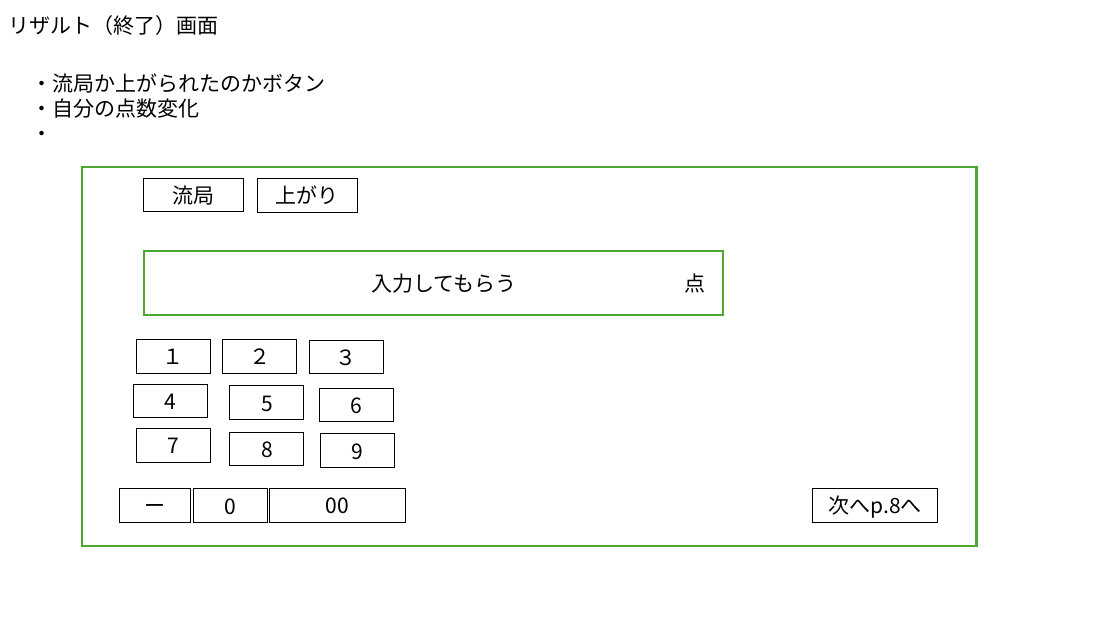
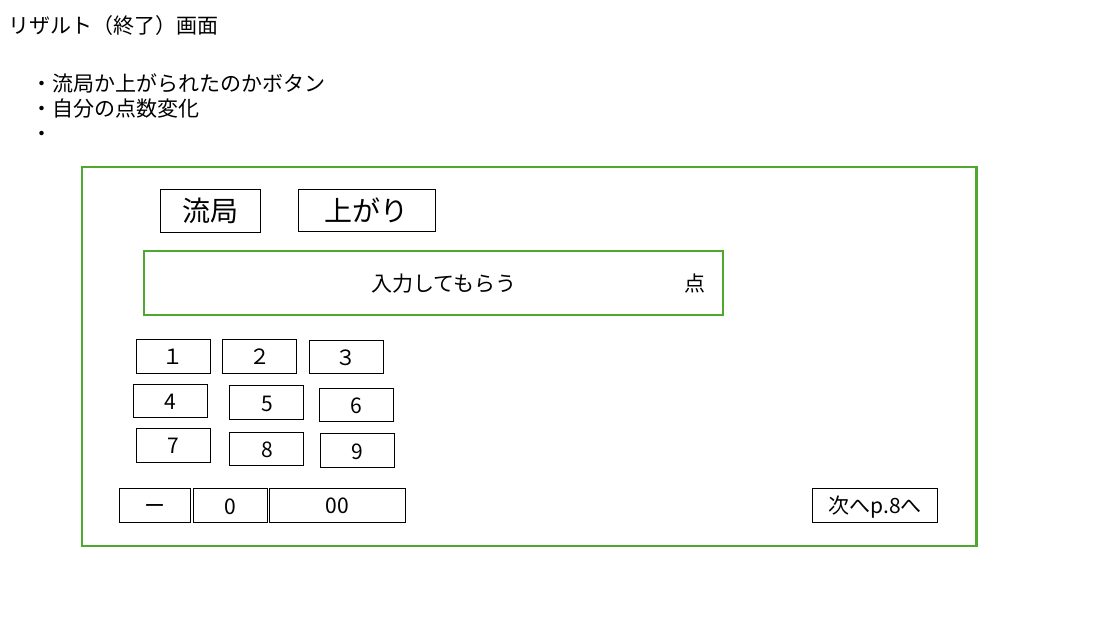
Before and after one commit to plusdojo2024/B5, a slide deck: slide 8 of doc/02_外部設計/外部設計_麻雀アプリ.pptx. Drawn at 1120x630 pixels with LibreOffice and Linux fonts; fonts in the diff are those of the drawing. Boxes give left, top, right and bottom in pixels: in the first picture for what was removed or moved away, otherwise in the second. Text is boxed around its words. In the diff, an @@ line names an element or a change of style, - is before the commit and + after.

```diff
--- a/doc/02_外部設計/外部設計_麻雀アプリ.pptx
+++ b/doc/02_外部設計/外部設計_麻雀アプリ.pptx
@@ rectangle "流局" resized from (x1=144, y1=178, x2=244, y2=212) to (x1=161, y1=190, x2=261, y2=232) @@
@@ rectangle "流局" at (x1=161, y1=190, x2=261, y2=232): size 18 to 24 pt @@
@@ rectangle "上がり" at (x1=298, y1=190, x2=435, y2=232): size 18 to 24 pt @@
@@ rectangle "上がり" resized from (x1=258, y1=179, x2=358, y2=213) to (x1=298, y1=190, x2=435, y2=232) @@
```
Also in this commit, not shown: 1 other slide changed.
